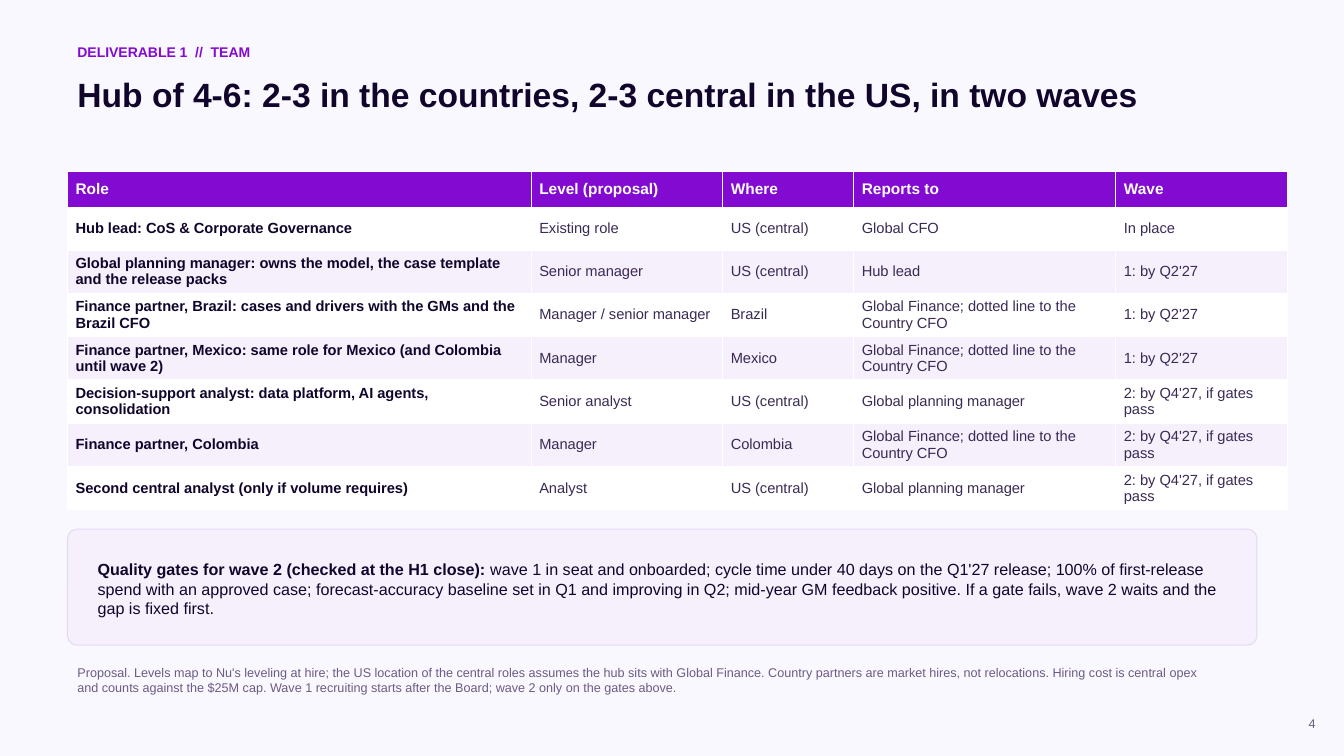
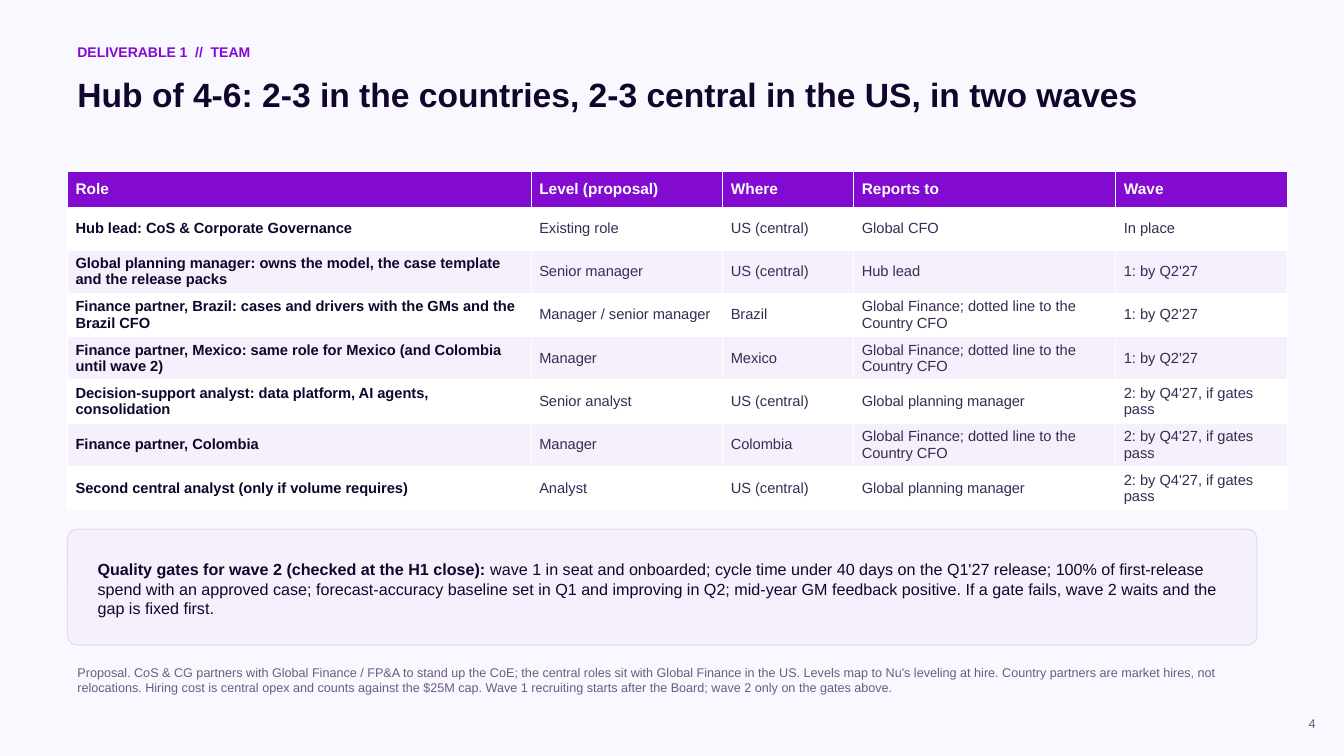
Before and after one commit to cmx24/business-case, a slide deck: slide 4 of deck/CFO_CoS_deck_v10.pptx. Drawn at 1344x756 pixels with LibreOffice and Linux fonts; fonts in the diff are those of the drawing. Boxes give left, top, right and bottom in pixels: in the first picture for what was removed or moved away, otherwise in the second. Text is boxed around its words. In the diff, an @@ line names an element or a change of style, - is before the commit and + after.

```diff
--- a/deck/CFO_CoS_deck_v10.pptx
+++ b/deck/CFO_CoS_deck_v10.pptx
@@ text at [77,668,1216,695]: text changed @@
-Proposal. Levels map to Nu's leveling at hire; the US location of the central roles assumes the hub sits with Global Finance. Country partners are market hires, not relocations. Hiring cost is central opex and counts against the $25M cap. Wave 1 recruiting starts after the Board; wave 2 only on the gates above.
+Proposal. CoS & CG partners with Global Finance / FP&A to stand up the CoE; the central roles sit with Global Finance in the US. Levels map to Nu's leveling at hire. Country partners are market hires, not relocations. Hiring cost is central opex and counts against the $25M cap. Wave 1 recruiting starts after the Board; wave 2 only on the gates above.
```
Also in this commit, not shown: 2 other slides changed, 2 other files.
